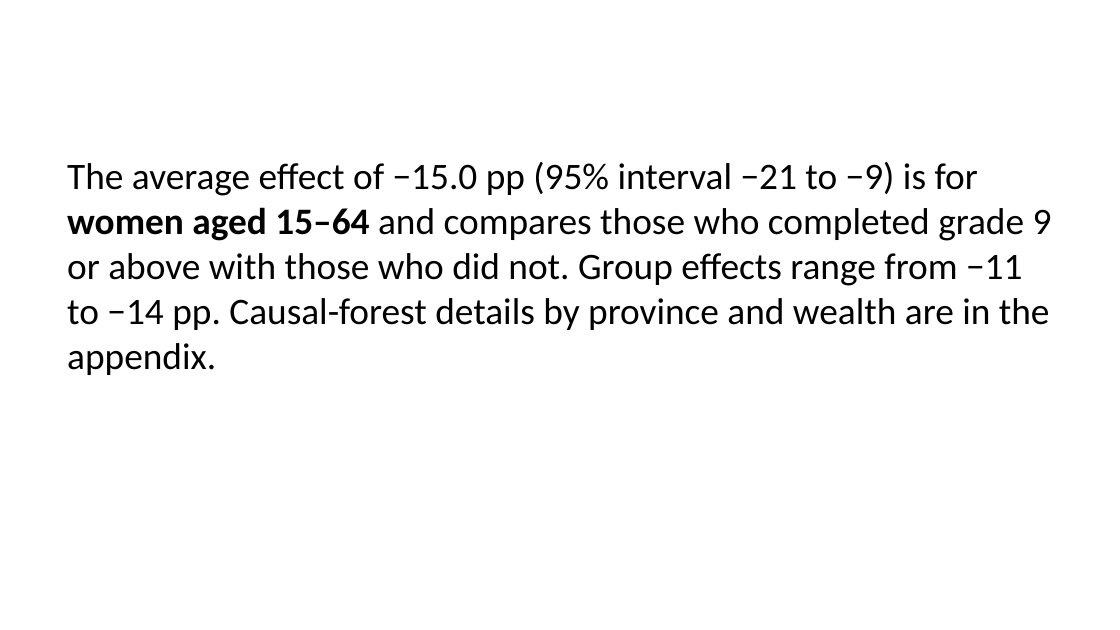
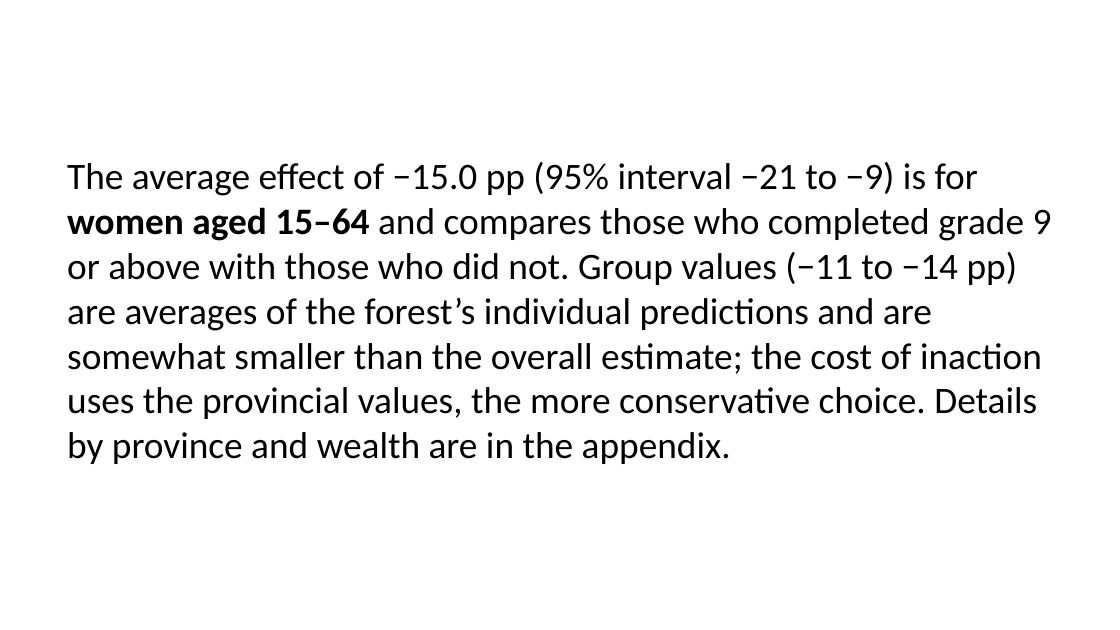
Before and after one commit to hgrueso/nepal-cost-of-inaction, a slide deck: slide 23 of reports/nepal_slides_en.pptx. Drawn at 1120x630 pixels with LibreOffice and Linux fonts; fonts in the diff are those of the drawing. Boxes give left, top, right and bottom in pixels: in the first picture for what was removed or moved away, otherwise in the second. Text is boxed around its words. In the diff, an @@ line names an element or a change of style, - is before the commit and + after.

```diff
--- a/reports/nepal_slides_en.pptx
+++ b/reports/nepal_slides_en.pptx
@@ text at [67,162,1052,464]: text changed @@
-The average effect of −15.0 pp (95% interval −21 to −9) is for women aged 15–64 and compares those who completed grade 9 or above with those who did not. Group effects range from −11 to −14 pp. Causal-forest details by province and wealth are in the appendix.
+The average effect of −15.0 pp (95% interval −21 to −9) is for women aged 15–64 and compares those who completed grade 9 or above with those who did not. Group values (−11 to −14 pp) are averages of the forest’s individual predictions and are somewhat smaller than the overall estimate; the cost of inaction uses the provincial values, the more conservative choice. Details by province and wealth are in the appendix.
```
Also in this commit, not shown: 7 other slides changed, 3 slides added, 1 slide removed, 28 other files.
